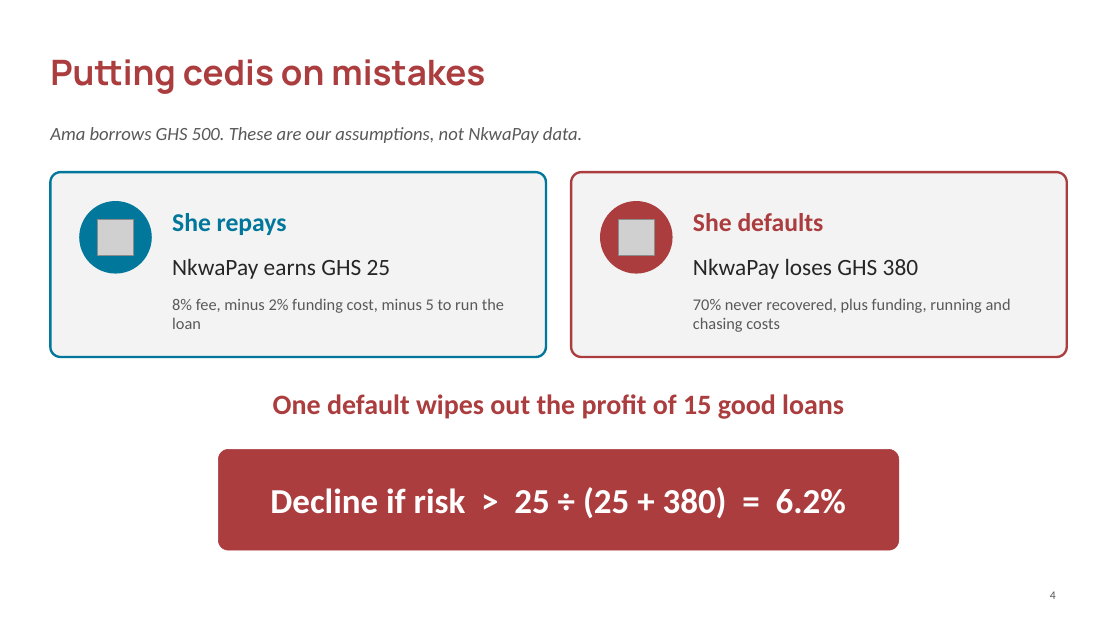
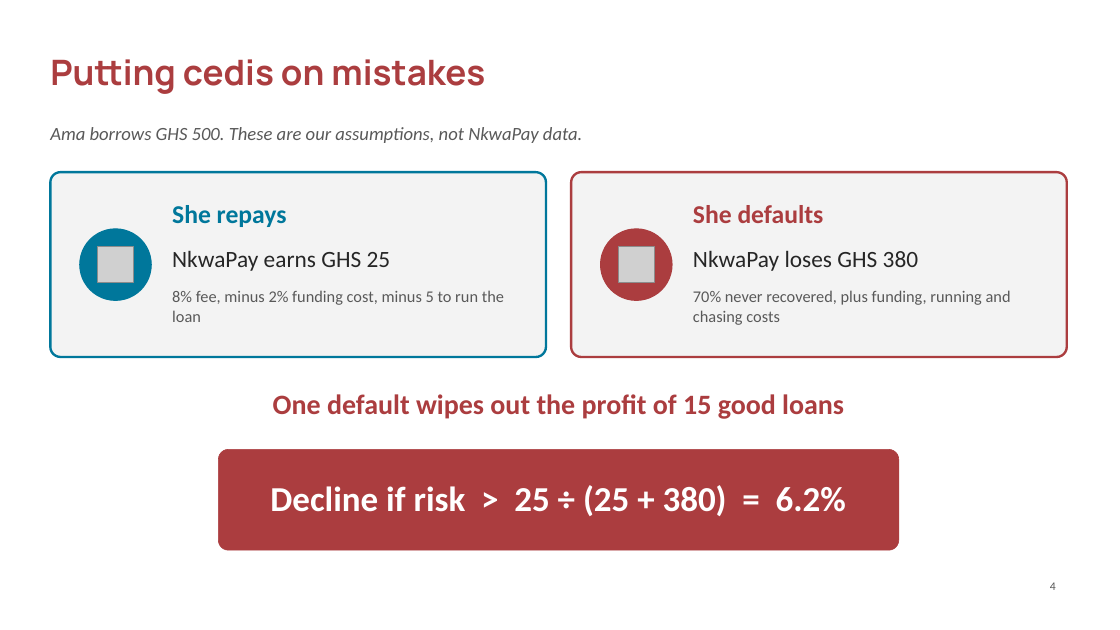
Before and after one commit to ASU-MICS-2028/mle-group-3-prosit-2, a slide deck: slide 4 of slides/NkwaPay_Debrief_Present.pptx. Drawn at 1120x630 pixels with LibreOffice and Linux fonts; fonts in the diff are those of the drawing; grey boxes stand for pictures; background and template pictures are left out. Boxes give left, top, right and bottom in pixels: in the first picture for what was removed or moved away, otherwise in the second. Text is boxed around its words. In the diff, an @@ line names an element or a change of style, - is before the commit and + after.

```diff
--- a/slides/NkwaPay_Debrief_Present.pptx
+++ b/slides/NkwaPay_Debrief_Present.pptx
@@ ellipse: place and size @@
-ellipse at (80, 202, 151, 273)
+ellipse at (80, 229, 151, 301)
@@ ellipse: place and size @@
-ellipse at (601, 202, 672, 273)
+ellipse at (601, 229, 672, 301)
@@ picture: place and size @@
-picture at (97, 219, 133, 255)
+picture at (97, 247, 133, 282)
@@ picture: place and size @@
-picture at (618, 219, 654, 255)
+picture at (618, 247, 654, 282)
@@ 4 texts: place and size @@
-4 texts at (172, 258, 1011, 332)
+4 texts at (172, 250, 1011, 325)
@@ 2 texts, 1 page number: place and size @@
-2 texts, 1 page number at (172, 213, 1056, 599)
+2 texts, 1 page number at (172, 205, 1056, 590)
```
Also in this commit, not shown: 17 other slides changed.
